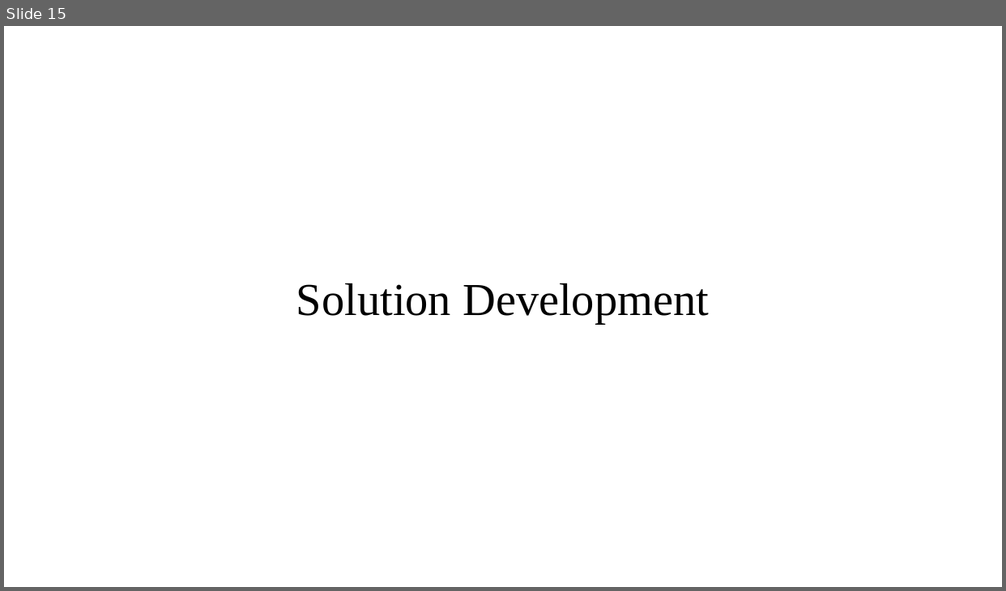
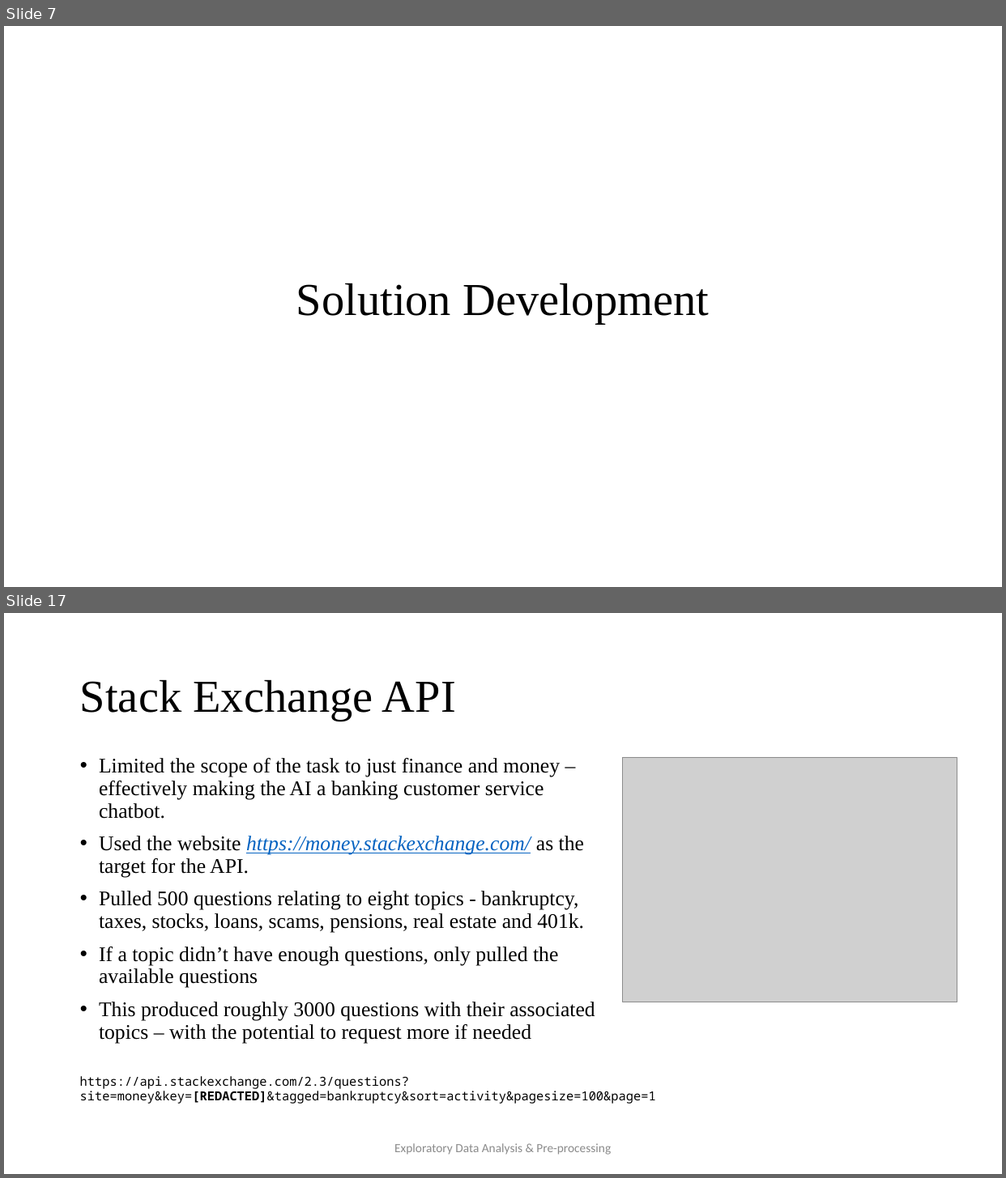
Before and after one commit to JaVonox/AIChatbot, a slide deck: Documentation/100505349.pptx. Shown one above the other, each under a label of ours: slide 15 before the commit, slides 7 and 17 after it; the slides between them are not shown. The pictures are 1006x591 and 1006x1178 pixels, drawn with LibreOffice and Linux fonts; fonts in the diff are those of the drawing; grey boxes stand for pictures. Boxes give left, top, right and bottom in pixels: in the first picture for what was removed or moved away, otherwise in the second. Text is boxed around its words. In the diff, an @@ line names an element or a change of style, - is before the commit and + after.

```diff
--- a/Documentation/100505349.pptx
+++ b/Documentation/100505349.pptx
@@ slide 17 added at (x1=4, y1=613, x2=1002, y2=1174), background #FFFFFF @@
@@ title added at (x1=80, y1=679, x2=456, y2=721), 44 pt, text #000000 @@
+Stack Exchange API
@@ text added at (x1=99, y1=758, x2=595, y2=1043), 20 pt, text #000000 @@
+• Limited the scope of the task to just finance and money – effectively making the AI a banking customer service chatbot.
+• Used the website https://money.stackexchange.com/ as the target for the API.
+• Pulled 500 questions relating to eight topics - bankruptcy, taxes, stocks, loans, scams, pensions, real estate and 401k.
+• If a topic didn’t have enough questions, only pulled the available questions
+• This produced roughly 3000 questions with their associated topics – with the potential to request more if needed
@@ picture added at (x1=623, y1=757, x2=957, y2=1003) @@
@@ text added at (x1=80, y1=1076, x2=656, y2=1104), 12 pt, text #000000 @@
+https://api.stackexchange.com/2.3/questions?site=money&key=[REDACTED]&tagged=bankruptcy&sort=activity&pagesize=100&page=1
@@ text added at (x1=394, y1=1144, x2=611, y2=1155), 12 pt, text #8C8C8C @@
+Exploratory Data Analysis & Pre-processing
@@ what was slide 15 is now slide 7 @@
```
Also in this commit, not shown: 14 slides changed, 2 other slides added, 2 other files.
